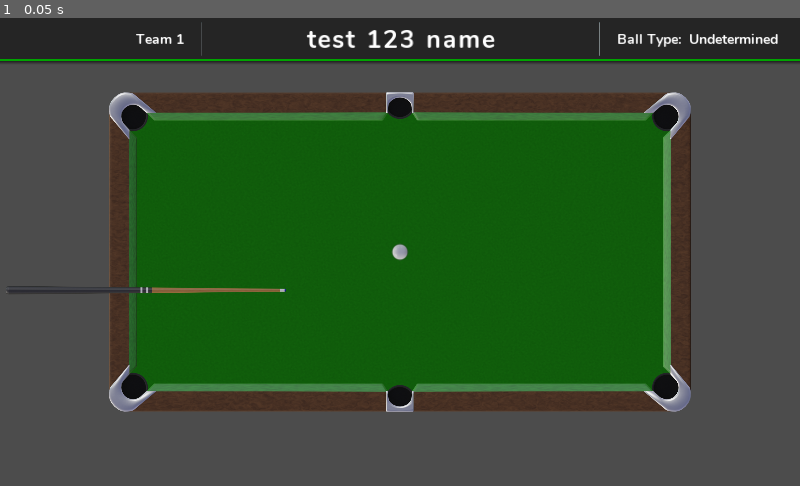
Above: before the commit, frame 1.
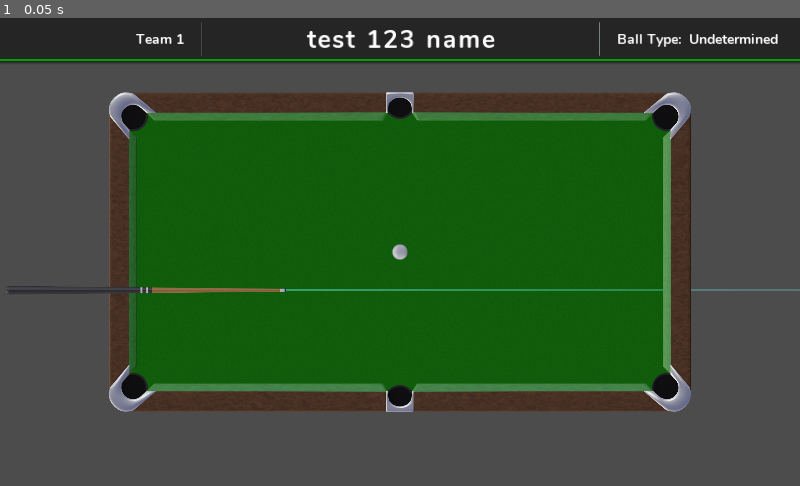
Above: after the commit, the same moment.

Repository: fswienty/godot-multiplayer-billiards
Game: Godot game, scene res://Game.tscn
The game is run twice, just before and just after one commit, with the same random seed, the same clock (stepped at 60 frames per second) and the same inputs.
Inputs:
- Up to frame 1 (0.05 s): no input

The runs differ from the first frame. In frame 1, 0.3% of the frame differs, in the area x 35-100%, y 57-59%.
Error in both runs: Invalid get index '-1' (on base: 'Dictionary'). (res://scripts/menus/hud_8_ball.gd:26)

Commit message:
better queue line

Diff:
--- a/Game.tscn
+++ b/Game.tscn
@@ -39,6 +39,9 @@
 [sub_resource type="CircleShape2D" id=8]
 radius = 116.364
 
+[sub_resource type="Gradient" id=11]
+colors = PoolColorArray( 0.431373, 1, 0.988235, 0.482353, 0.439216, 1, 0.960784, 0 )
+
 [node name="Game" type="Node"]
 script = ExtResource( 2 )
 DEBUG = true
@@ -634,7 +637,7 @@
 "_edit_use_anchors_": false
 }
 
-[node name="PanelContainer" type="PanelContainer" parent="UI/Hud_8Ball"]
+[node name="TopBarContainer" type="PanelContainer" parent="UI/Hud_8Ball"]
 anchor_right = 1.0
 margin_bottom = 55.0
 custom_styles/panel = SubResource( 10 )
@@ -642,7 +645,7 @@
 "_edit_use_anchors_": false
 }
 
-[node name="TopContainer" type="HBoxContainer" parent="UI/Hud_8Ball/PanelContainer"]
+[node name="HBoxContainer" type="HBoxContainer" parent="UI/Hud_8Ball/TopBarContainer"]
 margin_left = 3.0
 margin_top = 5.0
 margin_right = 1024.0
@@ -654,7 +657,7 @@
 "_edit_use_anchors_": false
 }
 
-[node name="TeamLabel" type="Label" parent="UI/Hud_8Ball/PanelContainer/TopContainer"]
+[node name="TeamLabel" type="Label" parent="UI/Hud_8Ball/TopBarContainer/HBoxContainer"]
 margin_right = 233.0
 margin_bottom = 45.0
 size_flags_horizontal = 3
@@ -663,12 +666,12 @@
 align = 2
 valign = 1
 
-[node name="VSeparator" type="VSeparator" parent="UI/Hud_8Ball/PanelContainer/TopContainer"]
+[node name="VSeparator" type="VSeparator" parent="UI/Hud_8Ball/TopBarContainer/HBoxContainer"]
 margin_left = 253.0
 margin_right = 257.0
 margin_bottom = 45.0
 
-[node name="NameLabel" type="Label" parent="UI/Hud_8Ball/PanelContainer/TopContainer"]
+[node name="NameLabel" type="Label" parent="UI/Hud_8Ball/TopBarContainer/HBoxContainer"]
 margin_left = 277.0
 margin_right = 743.0
 margin_bottom = 45.0
@@ -680,7 +683,7 @@
 align = 1
 valign = 1
 
-[node name="VSeparator2" type="VSeparator" parent="UI/Hud_8Ball/PanelContainer/TopContainer"]
+[node name="VSeparator2" type="VSeparator" parent="UI/Hud_8Ball/TopBarContainer/HBoxContainer"]
 margin_left = 763.0
 margin_right = 767.0
 margin_bottom = 45.0
@@ -688,20 +691,20 @@
 "_edit_use_anchors_": false
 }
 
-[node name="BallTypesContainer" type="HBoxContainer" parent="UI/Hud_8Ball/PanelContainer/TopContainer"]
+[node name="BallTypesContainer" type="HBoxContainer" parent="UI/Hud_8Ball/TopBarContainer/HBoxContainer"]
 margin_left = 787.0
 margin_right = 1021.0
 margin_bottom = 45.0
 size_flags_horizontal = 3
 
-[node name="BallTypeLabel" type="Label" parent="UI/Hud_8Ball/PanelContainer/TopContainer/BallTypesContainer"]
+[node name="BallTypeLabel" type="Label" parent="UI/Hud_8Ball/TopBarContainer/HBoxContainer/BallTypesContainer"]
 margin_right = 87.0
 margin_bottom = 45.0
 size_flags_vertical = 1
 text = "Ball Type: "
 valign = 1
 
-[node name="BallTypeText" type="Label" parent="UI/Hud_8Ball/PanelContainer/TopContainer/BallTypesContainer"]
+[node name="BallTypeText" type="Label" parent="UI/Hud_8Ball/TopBarContainer/HBoxContainer/BallTypesContainer"]
 margin_left = 91.0
 margin_right = 234.0
 margin_bottom = 45.0
@@ -719,6 +722,8 @@
 [node name="Table" parent="Game_8Ball" instance=ExtResource( 5 )]
 
 [node name="BallManager" type="Node2D" parent="Game_8Ball"]
+z_index = 20
+z_as_relative = false
 script = ExtResource( 15 )
 
 [node name="BallHolder" type="Node2D" parent="Game_8Ball/BallManager"]
@@ -741,19 +746,25 @@
 [node name="QueueController" type="Node2D" parent="Game_8Ball"]
 position = Vector2( -146, 49 )
 script = ExtResource( 8 )
-force_mult = 5
-
-[node name="QueueSprite" type="Sprite" parent="Game_8Ball/QueueController"]
+max_distance = 50.0
+
+[node name="RotatingContainer" type="Node2D" parent="Game_8Ball/QueueController"]
+
+[node name="QueueSprite" type="Sprite" parent="Game_8Ball/QueueController/RotatingContainer"]
 scale = Vector2( 0.35, 0.45 )
+z_index = 30
+z_as_relative = false
 texture = ExtResource( 9 )
 offset = Vector2( -512, 0 )
 
-[node name="Node2D" type="Node2D" parent="Game_8Ball/QueueController/QueueSprite"]
+[node name="Line2D" type="Line2D" parent="Game_8Ball/QueueController/RotatingContainer"]
 rotation = 1.5708
-
-[node name="Line2D" type="Line2D" parent="Game_8Ball/QueueController/QueueSprite/Node2D"]
-points = PoolVector2Array( 0, 0, 0, -5000 )
-width = 1.0
+z_index = 5
+z_as_relative = false
+points = PoolVector2Array( 0, 256, 0, -1500 )
+width = 2.0
+default_color = Color( 0.294118, 0.835294, 1, 0.376471 )
+gradient = SubResource( 11 )
 
 [connection signal="text_changed" from="UI/ConnectMenu/CenterContainer/VBoxContainer/PlayerName" to="UI/ConnectMenu" method="_on_PlayerName_text_changed"]
 [connection signal="pressed" from="UI/ConnectMenu/CenterContainer/VBoxContainer/HostButton" to="UI/ConnectMenu" method="_on_HostButton_pressed"]
--- a/scenes/Table.tscn
+++ b/scenes/Table.tscn
@@ -13,11 +13,14 @@
 
 [node name="PlayingField" type="Sprite" parent="Graphics"]
 scale = Vector2( 0.527472, 0.496094 )
+z_as_relative = false
 texture = ExtResource( 3 )
 region_rect = Rect2( 165, 51, 227, 30 )
 
 [node name="Border" type="Sprite" parent="Graphics"]
 scale = Vector2( 0.277778, 0.277778 )
+z_index = 10
+z_as_relative = false
 texture = ExtResource( 4 )
 
 [node name="Rails" type="StaticBody2D" parent="." groups=["rail"]]
@@ -30,6 +33,8 @@
 polygon = PoolVector2Array( 9.33334, 128, 4, 132, 0, 132, 0, 325.333, 544, 325.333, 544, -325.333, -544, -325.333, -544 …(781 unchanged characters)…
 
 [node name="Pockets" type="Node2D" parent="."]
+z_index = 10
+z_as_relative = false
 
 [node name="UL_Pocket" parent="Pockets" instance=ExtResource( 1 )]
 position = Vector2( -228, -116 )
--- a/scripts/menus/hud_8_ball.gd
+++ b/scripts/menus/hud_8_ball.gd
@@ -3,9 +3,9 @@
 var processing: bool = false
 var manager: GameManager8Ball
 
-onready var current_team: Label = $PanelContainer/TopContainer/TeamLabel
-onready var current_player: Label = $PanelContainer/TopContainer/NameLabel
-onready var ball_type: Label = $PanelContainer/TopContainer/BallTypesContainer/BallTypeText
+onready var current_team: Label = $TopBarContainer/HBoxContainer/TeamLabel
+onready var current_player: Label = $TopBarContainer/HBoxContainer/NameLabel
+onready var ball_type: Label = $TopBarContainer/HBoxContainer/BallTypesContainer/BallTypeText
 
 
 func initialize(manager_: GameManager8Ball):
--- a/scripts/pool/queue_controller.gd
+++ b/scripts/pool/queue_controller.gd
@@ -3,10 +3,10 @@
 
 signal queue_hit
 
-const distance_at_rest: float = 20.0
-const force_to_distance: float = 1.0
+export(float) var distance_at_rest: float = 20.0
+export(float) var max_distance: float = 200.0
 
-export(int) var force_mult = 3
+export(float) var force_mult = 5
 
 var force: float = 0.0
 var lmb_pressed: bool = false
@@ -14,7 +14,8 @@
 var cue_ball: Ball
 var ball_holder: Node2D
 
-onready var queue: Sprite = $QueueSprite
+onready var queue_container: Node2D = $RotatingContainer
+onready var queue: Sprite = $RotatingContainer/QueueSprite
 
 
 func initialize(cue_ball_: Ball):
@@ -30,10 +31,11 @@
 	var mouse_pos: Vector2 = get_viewport().get_mouse_position()
 	var ball_pos: Vector2 = cue_ball.global_position
 	var ball_to_mouse: Vector2 = mouse_pos - ball_pos
-	# set position
-	queue.global_position = ball_pos + distance_at_rest * ball_to_mouse.normalized()
-	# set rotation
-	queue.rotation = PI + ball_to_mouse.angle()
+	# set container
+	queue_container.global_position = ball_pos
+	queue_container.rotation = PI + ball_to_mouse.angle()
+	# set queue sprite
+	queue.position.x = -distance_at_rest
 
 	# get force when dragging mouse while clicked
 	if Input.is_action_just_pressed("lmb"):
@@ -41,15 +43,15 @@
 	if Input.is_action_pressed("lmb"):
 		force = ball_to_mouse.length() - start_hold_distance
 		force = clamp(force, 0, 200)
-		queue.position += force_to_distance * force * ball_to_mouse.normalized()
+		queue.position.x -= force
 	if Input.is_action_just_released("lmb") and force > 0:
 		var impulse: Vector2 = force_mult * force * -ball_to_mouse.normalized()
-		queue.hide()
+		queue_container.hide()
 		emit_signal("queue_hit", impulse)
-	rpc_unreliable("_set_state", queue.global_position, queue.rotation, queue.visible)
+	rpc_unreliable("_set_state", queue.global_position, queue.rotation, queue_container.visible)
 
 
 remote func _set_state(pos: Vector2, rot: float, visible: bool):
 	queue.global_position = pos
 	queue.rotation = rot
-	queue.visible = visible
+	queue_container.visible = visible
Not shown: 1 places in Game.tscn that only renumber resources
Not shown, changed: todo.txt
